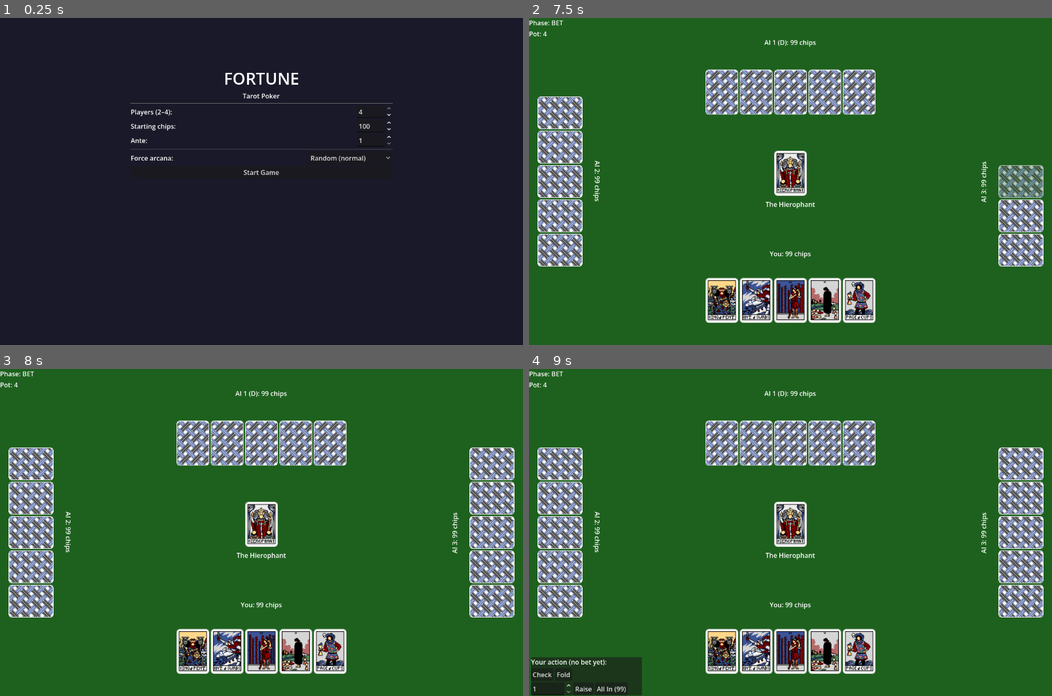
Above: before the commit, frames 1-4 (two rows, left to right).
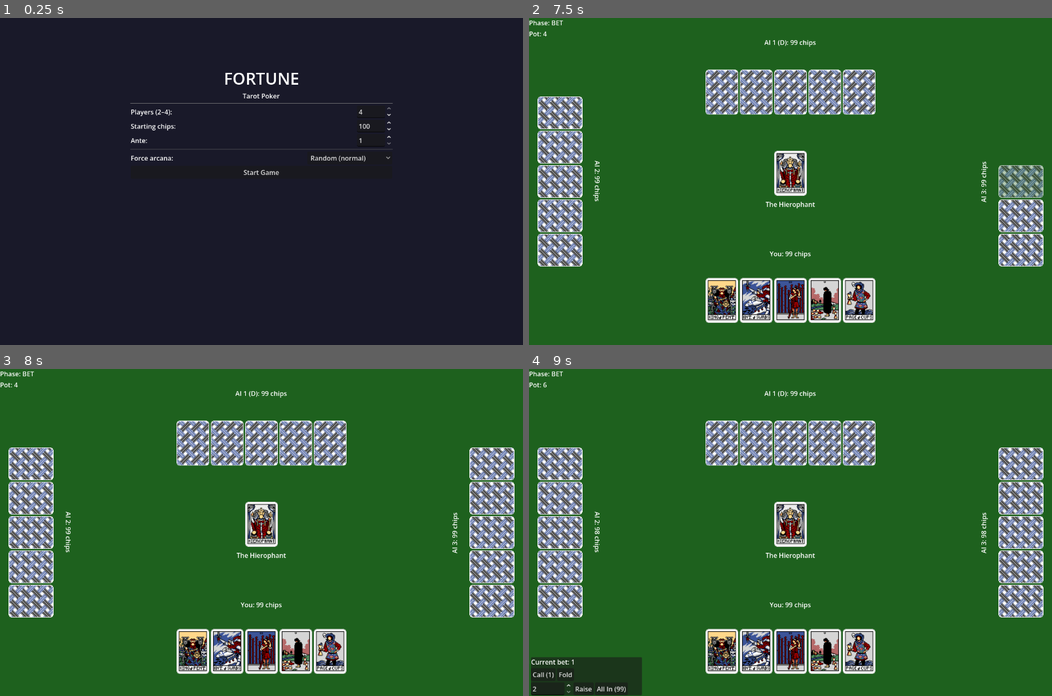
Above: after the commit, the same moments.

Repository: zenOfBass/Fortune
Game: Godot game, scene res://scenes/main_menu.tscn
Same seed, same stepped clock (60 frames per second), same inputs: the game is played once before the commit and once after it.
Inputs (mouse positions are in pixels of both pictures, inside the frame that each line leads up to):
- Up to frame 1 (0.25 s): no input
- Up to frame 2 (7.5 s): click "Random (normal)" at 0.5 s; click "Random (normal)" at 1.25 s; click "Start Game" at 2 s; click "Continue" at 2.75 s; tap Enter at 3.5 s; move the mouse to (722, 93) at 3.52 s; click (722, 93) at 3.67 s; click "Check" at 4.25 s; click "Confirm Discard" at 5 s; move the mouse to (753, 93) at 5.77 s; click (753, 93) at 5.92 s; click (753, 93) at 6.67 s; move the mouse to (790, 93) at 7.27 s; click (790, 93) at 7.42 s
- Up to frame 3 (8 s): no input
- Up to frame 4 (9 s): tap Space at 8 s; move the mouse to (827, 444) at 8.02 s; click (827, 444) at 8.17 s; tap Enter at 8.75 s; move the mouse to (858, 444) at 8.77 s; click (858, 444) at 8.92 s

Frames 1-3 are identical in both runs. In frame 4, 0.2% of the frame differs, in the area x 0-88%, y 4-99%.

Commit message:
Refine AI betting logic with dynamic noise adjustment and improved hand evaluation

Diff:
--- a/scripts/game_manager.gd
+++ b/scripts/game_manager.gd
@@ -808,19 +808,29 @@
 		round_state.fool_active
 	)
 	var hand_type: float = hand_score / 1048576.0  # 1.0 (high card) to 10.0 (royal flush)
-	var effective: float = clamp(hand_type + randf_range(-1.0, 1.0), 0.0, 11.0)
-
-	var raise_threshold := 4.5
+
+	# Noise shrinks as the hand gets stronger: weak hands play unpredictably,
+	# strong hands play their value consistently.
+	var noise_mag: float = clamp(1.4 - (hand_type - 1.0) * 0.13, 0.2, 1.4)
+	var effective: float = clamp(hand_type + randf_range(-noise_mag, noise_mag), 0.0, 11.0)
+
+	var raise_threshold := 3.5
 	var fold_threshold  := 1.5
 
 	if active_players.size() == 2:
-		# Heads-up: raise with any pair, almost never fold facing a small bet.
-		raise_threshold = 3.0
+		raise_threshold = 2.5
 		fold_threshold  = 0.5
-		# Press the advantage when sitting on a big chip lead.
 		var total_chips: int = players.reduce(func(s, p): return s + p.chips, 0)
 		if total_chips > 0 and float(players[pidx].chips) / total_chips > 0.6:
-			raise_threshold -= 0.5
+			raise_threshold -= 0.3
+
+	# Flush or better always raises — strong hands never leak value through noise.
+	if hand_type >= 6.0:
+		effective = max(effective, raise_threshold + 0.1)
+
+	# Occasional bluff-raise when facing a bet: weak hand, ~9% chance.
+	if not can_check and hand_type < 3.0 and randf() < 0.09:
+		effective = raise_threshold + 0.1
 
 	if effective >= raise_threshold:
 		var bump: int = max(1, int(current_bet * randf_range(0.4, 0.9))) if not round_state.raise_must_double \
@@ -881,11 +891,17 @@
 				pair_result.append(i)
 		return pair_result
 
-	# High card: keep only the highest-ranked card.
-	var max_rank: int = rank_counts.keys().max()
+	# High card: keep the card with the best comparison value in the current context.
+	var best_cval := -1
+	var best_rank := -1
+	for c: Card in hand:
+		var cv := HandEvaluator._cmp(c.rank as int, round_state.king_beats_ace, round_state.inverted_values)
+		if cv > best_cval:
+			best_cval = cv
+			best_rank = c.rank as int
 	var result: Array[int] = []
 	for i in range(hand.size()):
-		if (hand[i].rank as int) != max_rank:
+		if (hand[i].rank as int) != best_rank:
 			result.append(i)
 	return result
 
